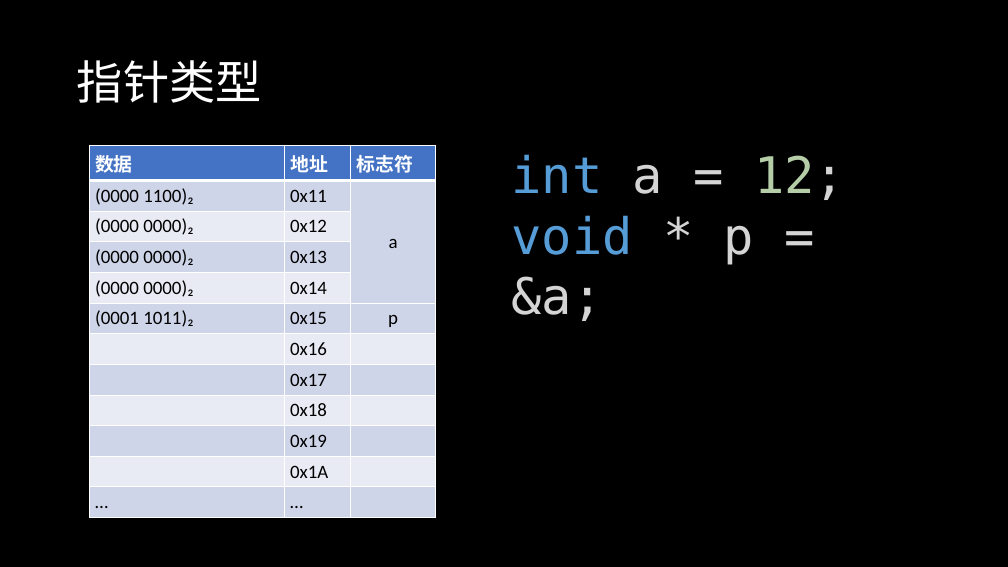
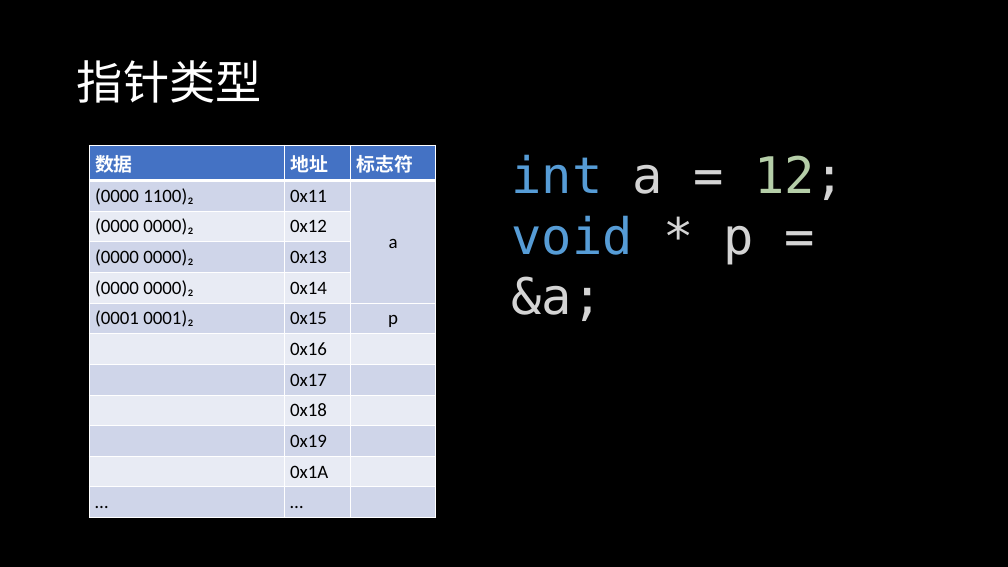
Before and after one commit to lightyears1998/a-gzhu-coder, a slide deck: slide 14 of freshman/C++特性：指针.pptx. Drawn at 1008x567 pixels with LibreOffice and Linux fonts; fonts in the diff are those of the drawing. Boxes give left, top, right and bottom in pixels: in the first picture for what was removed or moved away, otherwise in the second. Text is boxed around its words. In the diff, an @@ line names an element or a change of style, - is before the commit and + after.

```diff
--- a/freshman/C++特性：指针.pptx
+++ b/freshman/C++特性：指针.pptx
@@ table at [89,145,436,513] @@
-row 6, column 1: (0001 1011)₂
+row 6, column 1: (0001 0001)₂
```
Also in this commit, not shown: 4 other slides changed.
